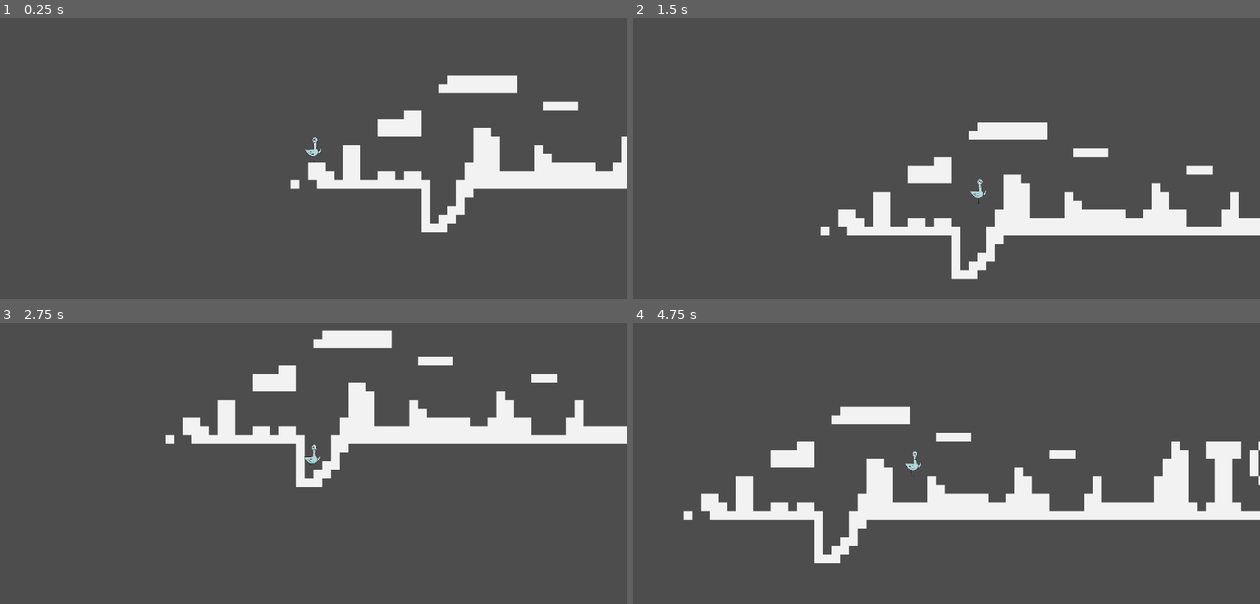
Above: before the commit, frames 1-4 (two rows, left to right).
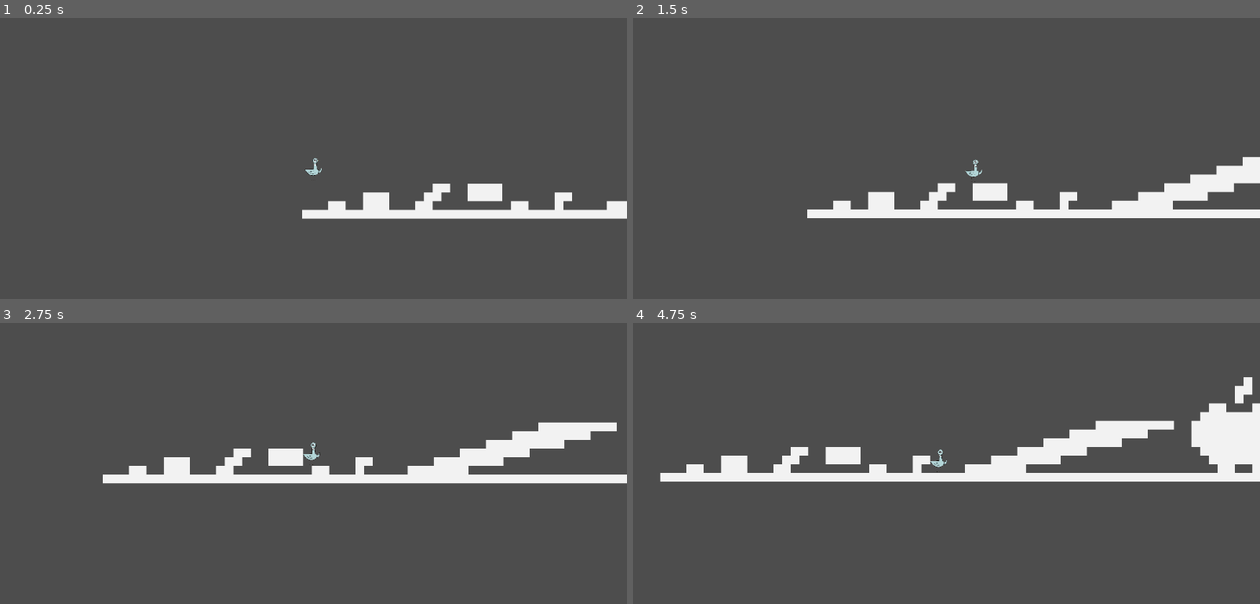
Above: after the commit, the same moments.

Repository: KaileyLiou/parthenon
Game: Godot game, scene res://main.tscn
Same seed, same stepped clock (60 frames per second), same inputs: the game is played once before the commit and once after it. Before the commit the project starts from res://Level2.tscn.
Inputs:
- Up to frame 1 (0.25 s): no input
- Up to frame 2 (1.5 s): tap Enter at 0.5 s; hold Right (right) from 0.53 s (still down); tap Alt at 0.6 s; tap Space (jump) at 0.77 s; tap Shift at 1.35 s
- Up to frame 3 (2.75 s): tap Space (jump) at 1.52 s; release Right (right) at 2.03 s; hold Left (left) from 2.03 s (still down); tap Alt at 2.1 s
- Up to frame 4 (4.75 s): release Left (left) at 2.78 s; hold Right (right) 2.78-4.28 s; tap Shift at 2.85, 4.35 s; tap Space (jump) at 3.02, 3.77, 4.52 s; tap Alt at 3.6 s; hold Left (left) from 4.28 s (still down)

The runs differ from the first frame. In frame 1, 8.9% of the frame differs, in the area x 46-100%, y 20-77%; in frame 2, 10%; in frame 3, 13%; in frame 4, 17%, in the area x 4-100%, y 19-86%.

Commit message:
Update project.godot

Diff:
--- a/project.godot
+++ b/project.godot
@@ -11,9 +11,10 @@
 [application]
 
 config/name="Parthenon"
-run/main_scene="uid://6dj4q0sqd4ug"
+run/main_scene="uid://4l45mxjyvd3i"
 config/features=PackedStringArray("4.5", "GL Compatibility")
 config/icon="res://icon.svg"
+<<<<<<<HEADrun/main_scene="uid://4l45mxjyvd3i"
 
 [editor_plugins]
 
